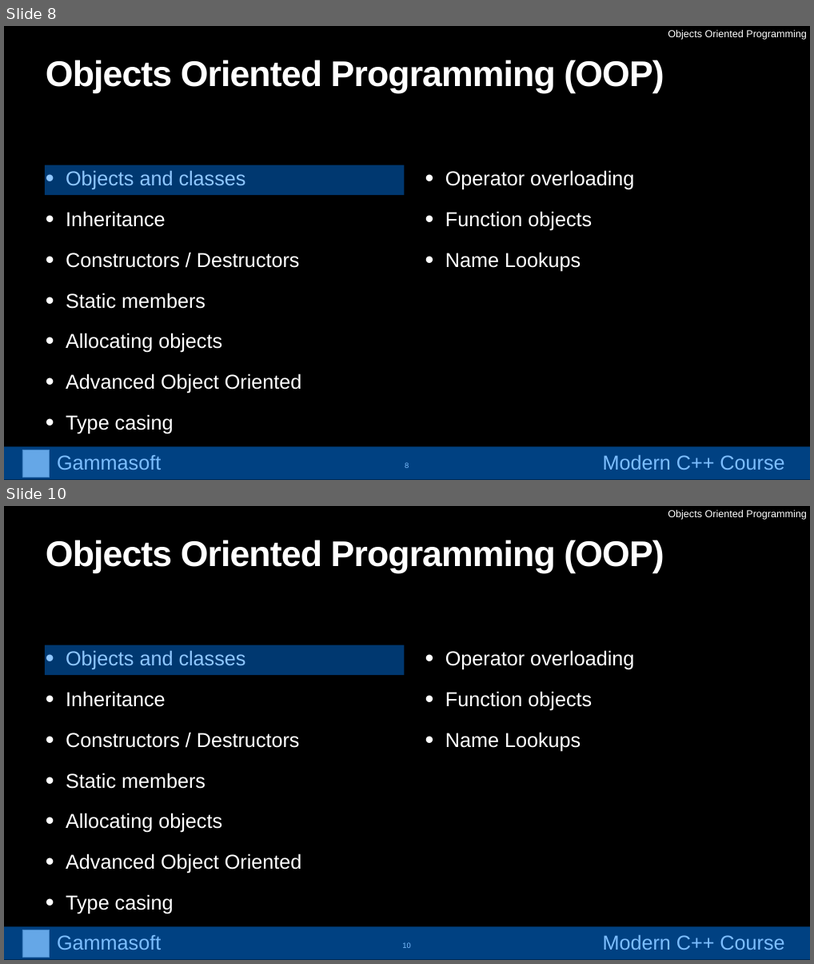
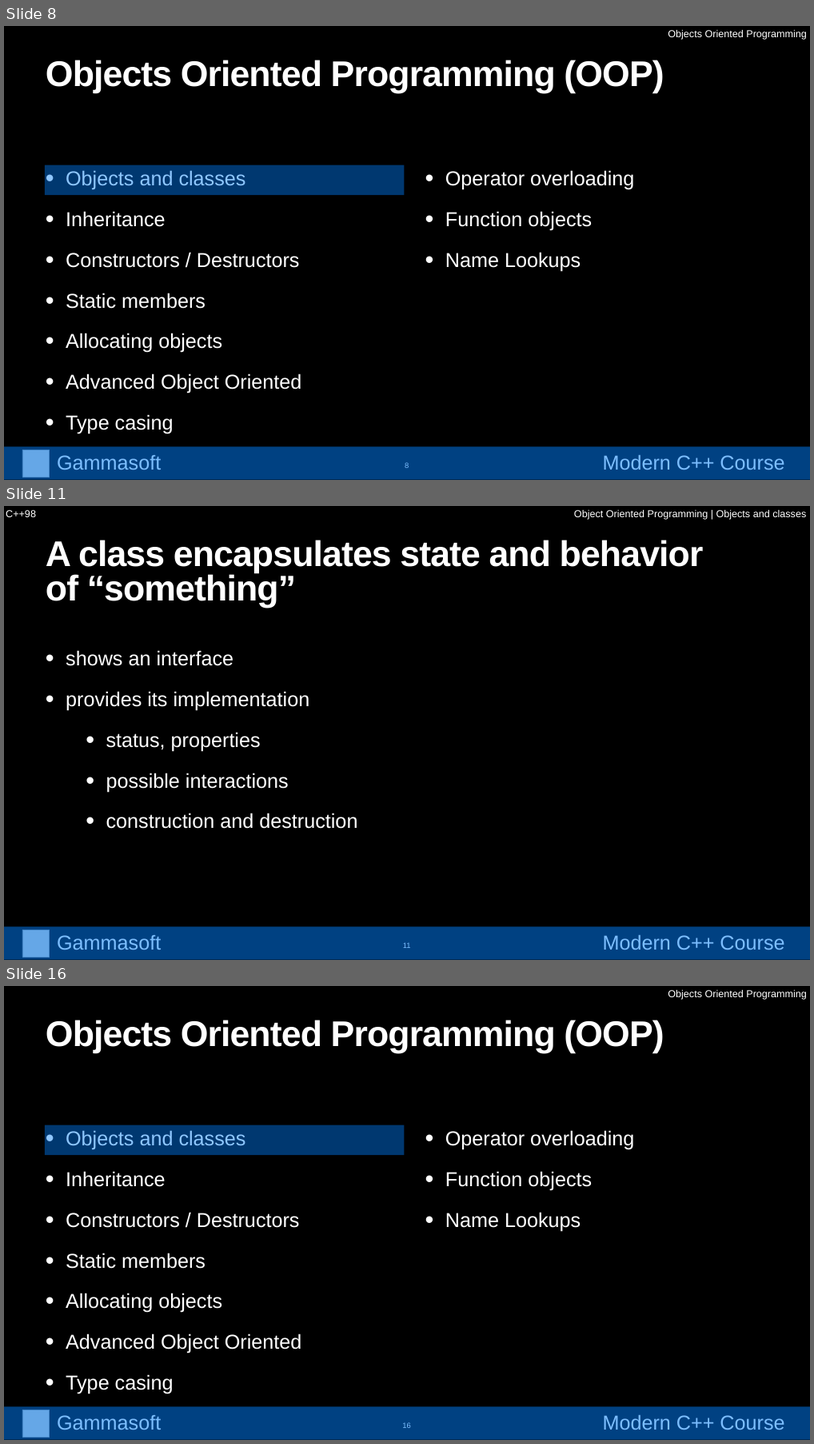
Before and after one commit to gammasoft71/cpp_modern_course, a slide deck: course/powerpoints/object_oriented_programming.pptx. Shown one above the other, each under a label of ours: slides 8 and 10 before the commit, slides 8, 11 and 16 after it; the slides between them are not shown. The pictures are 814x964 and 814x1444 pixels, drawn with LibreOffice and Linux fonts; fonts in the diff are those of the drawing; grey boxes stand for pictures. Boxes give left, top, right and bottom in pixels: in the first picture for what was removed or moved away, otherwise in the second. Text is boxed around its words. In the diff, an @@ line names an element or a change of style, - is before the commit and + after.

```diff
--- a/course/powerpoints/object_oriented_programming.pptx
+++ b/course/powerpoints/object_oriented_programming.pptx
@@ slide 11 added at <box>4,506,810,960</box>, background #000000 @@
@@ text added at <box>6,510,36,517</box>, 24 pt, text #FFFFFF @@
+C++98
@@ text added at <box>574,510,806,520</box>, 24 pt, text #FFFFFF @@
+Object Oriented Programming | Objects and classes
@@ title added at <box>46,540,704,608</box>, 85 pt, text #FFFFFF, bold @@
+A class encapsulates state and behavior
+of “something”
@@ text added at <box>66,650,358,828</box>, 48 pt, text #FFFFFF @@
+• shows an interface
+• provides its implementation
+    • status, properties
+    • possible interactions
+    • construction and destruction
@@ group added at <box>4,926,810,960</box>: 2 texts, 1 picture, 1 rectangle @@
+Gammasoft
+Modern C++ Course
@@ page number added at <box>403,942,411,948</box>, 18 pt, text #FFFFFF @@
+11
@@ what was slide 10 is now slide 16 @@
```
Also in this commit, not shown: 1 slide changed, 5 other slides added.
